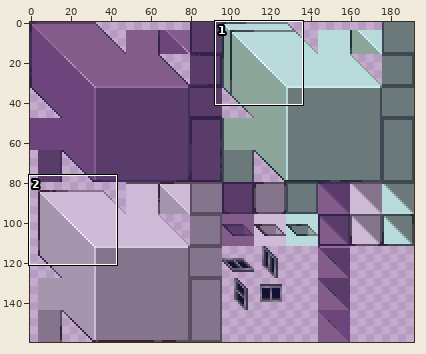
Edited in one commit: pixel-art file (aseprite/block_world_tilemap.aseprite). Above: a wide view before the commit, with the close-up outlined.
Close-up. As it was:
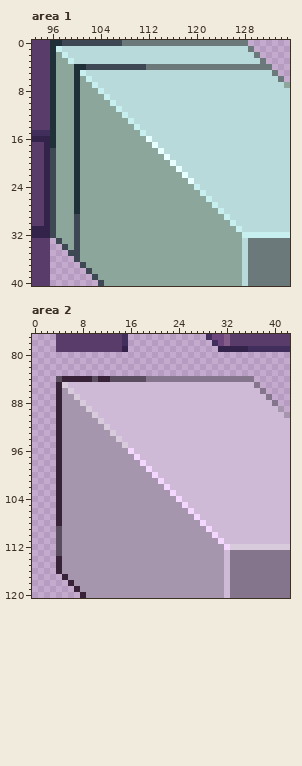
192x160 pixels, 1 frame. Colours within 5 levels of each other are drawn and written as one. Shown: area 1: x 93..135, y 0..40; area 2: x 0..42, y 77..120. The commit also changed other parts of the picture, which this record leaves out.
The same view after the edit:
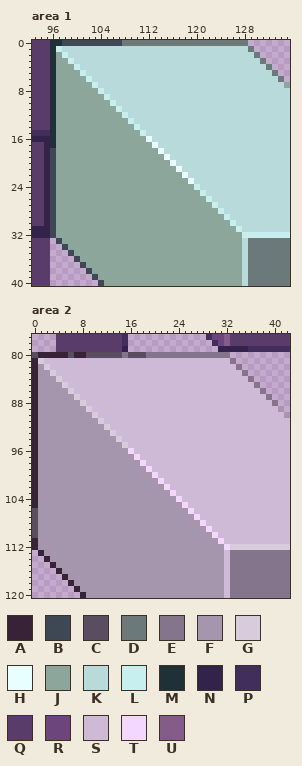
Palette (. is transparent): A #382238  B #3e4854  C #5a4d5f  D #6b797b  E #84758c  F #a596ad  G #d8ccdc  H #e8ffff  J #8ca69c  K #b9dada  L #c8efef  M #203039  N #33224a  P #412e5d  Q #5a3c6b  R #6b457b  S #cebad6  T #f4d7ff  U #845c8a
Change:
Area 1:
The edit turns colour B into colour J in rows 29 to 35 at x 100.
The edit turns colour M into colour J in rows 5 to 28 at x 100.
The edit turns colour B into colour K in row 4 at x 102 to 111.
The edit turns colour D into colour K in row 4 at x 112 to 131.
The edit turns colour M into colour K in row 4 at x 101.
The edit turns colour M into colour L in row 4 at x 100.
Area 2:
There is now colour A in row 80 at x 1 to 5 and 7 to 8; in rows 81 to 105 at x 0; in rows 111 to 112 at x 0; in row 113 at x 1; in row 114 at x 2; in row 115 at x 3.
There is now colour C in row 80 at x 0, 6, 9 to 14 and 16 to 18; in rows 106 to 110 at x 0.
There is now colour E in row 80 at x 15 and 19 to 32; in row 81 at x 33; in row 82 at x 34; in row 83 at x 35.
There is now colour F in row 82 at x 1; in row 83 at x 1 to 2; in rows 84 to 112 at x 1 to 3; in row 113 at x 2 to 3; in row 114 at x 3.
The edit turns colour A into colour F in rows 85 to 108 at x 4; in rows 114 to 115 at x 4.
The edit turns colour C into colour F in rows 109 to 113 at x 4.
There is now colour G in row 81 at x 1; in row 82 at x 2; in row 83 at x 3.
The edit turns colour C into colour G in row 84 at x 4.
There is now colour S in row 81 at x 2 to 32; in row 82 at x 3 to 33; in row 83 at x 4 to 34.
The edit turns colour A into colour S in row 84 at x 5 to 9 and 11 to 12.
The edit turns colour C into colour S in row 84 at x 10 and 13 to 18.
The edit turns colour E into colour S in row 84 at x 19 to 35.
Changed places in both close-ups, as pixel boxes (x1, y1, x2, y2):
changed: (74, 64, 266, 256)
changed: (32, 352, 248, 568)
